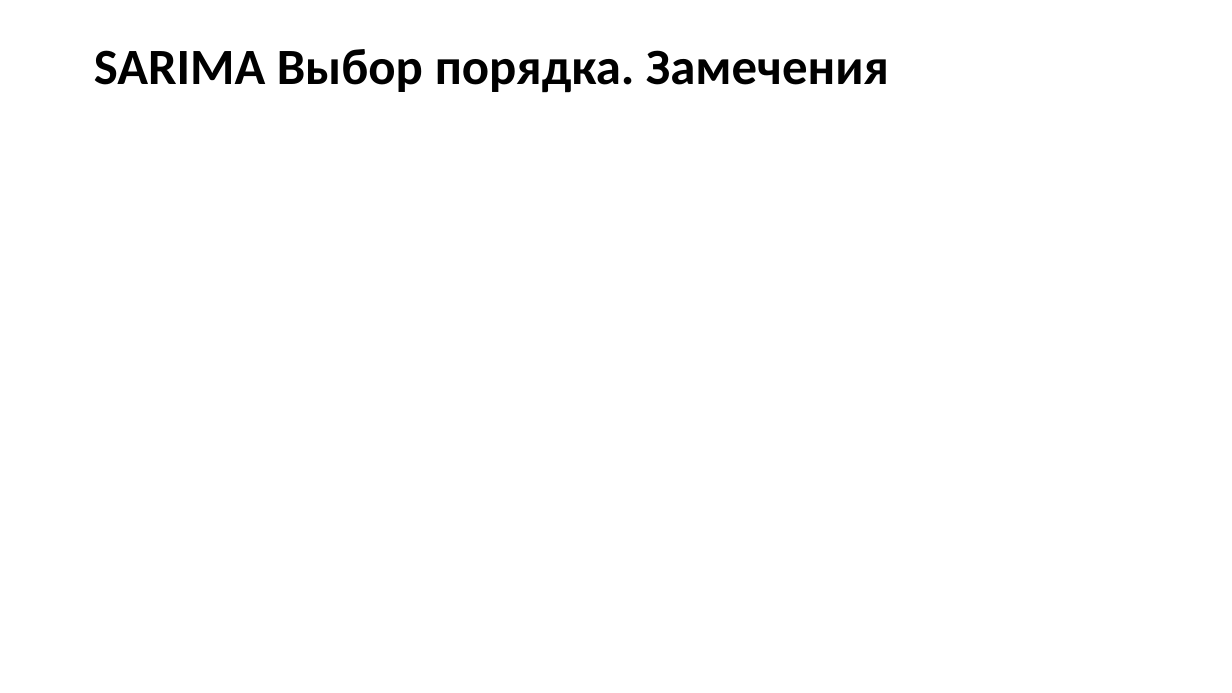
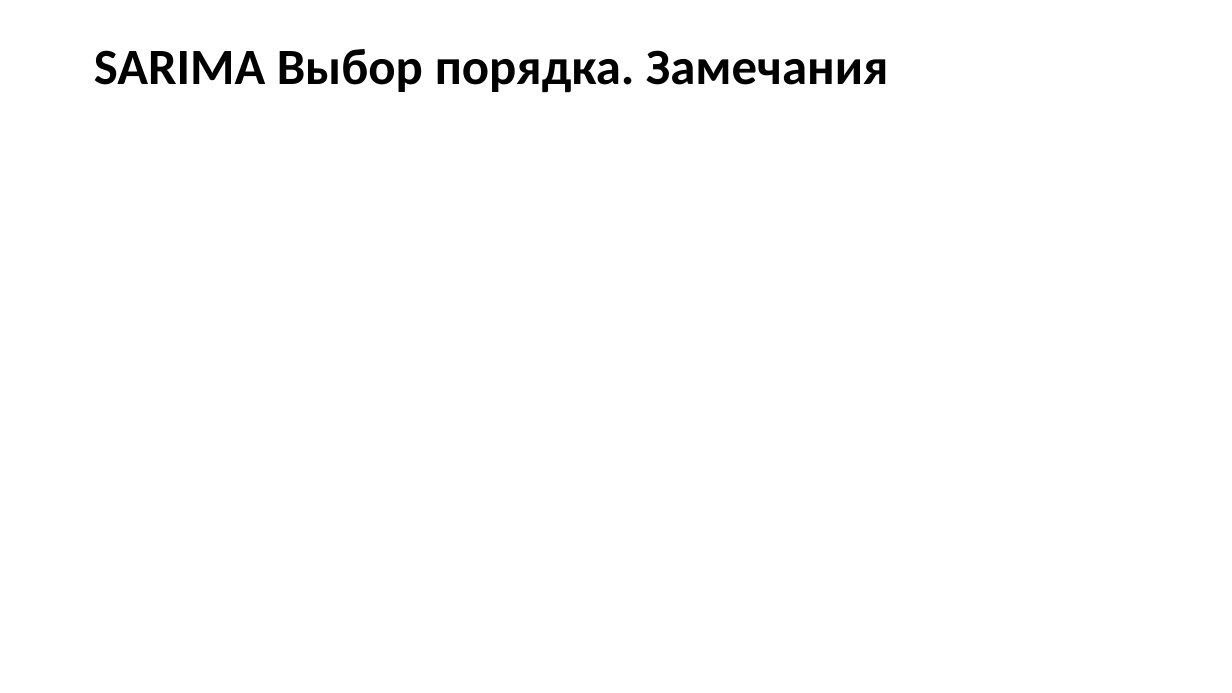
Before and after one commit to MVRonkin/TimeSeriesCourse, a slide deck: slide 30 of 2025/LEC/04-1 ARIMA new.pptx. Drawn at 1232x693 pixels with LibreOffice and Linux fonts; fonts in the diff are those of the drawing; grey boxes stand for pictures. Boxes give left, top, right and bottom in pixels: in the first picture for what was removed or moved away, otherwise in the second. Text is boxed around its words. In the diff, an @@ line names an element or a change of style, - is before the commit and + after.

```diff
--- a/2025/LEC/04-1 ARIMA new.pptx
+++ b/2025/LEC/04-1 ARIMA new.pptx
@@ title at bbox=[94, 49, 888, 93]: text changed @@
-SARIMA Выбор порядка. Замечения
+SARIMA Выбор порядка. Замечания
```
Also in this commit, not shown: 4 other slides changed.
